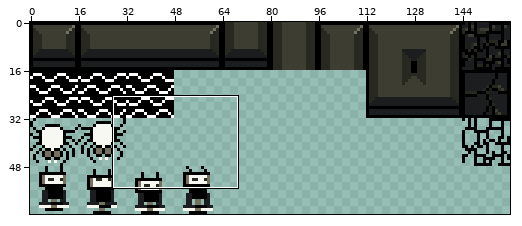
Sprite sheet: assets/sprites/tiles.png. Above, an overview of the earlier version with the close-up marked.
Close-up. Old version:
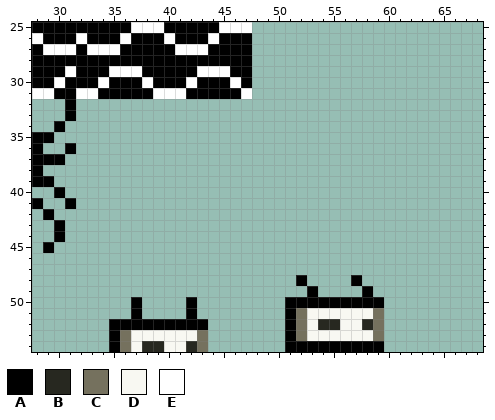
The file is 160x64 pixels. Shown: x 28..68, y 25..54.
Palette (. is transparent): A #000000  B #272820  C #75715e  D #f8f8f2  E #ffffff
Pixels before, first column x 28:
25 AAAAAAAAAEEEAAAAAEEE............
26 EAAAEAAAEAAAEAAAEAAA............
27 AEEEAEEEAAAAAEEEAAAA............
28 AAAAAAAAAAAAAAAAAAAA............
29 AAAEAAAEEEAAAAAEEEAA............
30 AAEAAAEAAAEAAAEAAAEA............
31 EEAAEEAAAAAEEEAAAAAE............
32 ...A............................
33 ...A............................
34 ..A.............................
35 AA..............................
36 A..A............................
37 AAA.............................
38 A...............................
39 AA..............................
40 ..A.............................
41 A..A............................
42 .A..............................
43 ..A.............................
44 ..A.............................
45 .A..............................
46 ................................
47 ................................
48 ........................A....A..
49 .........................A....A.
50 .........A....A........AAAAAAAAA
51 .........A....A........ACDDDDDDC
52 .......AAAAAAAAA.......ACDBBDDBC
53 .......ACDDDDDDC.......ACDDDDDDC
54 .......ACDBBDDBC.......AAAAAAAAA
After the commit:
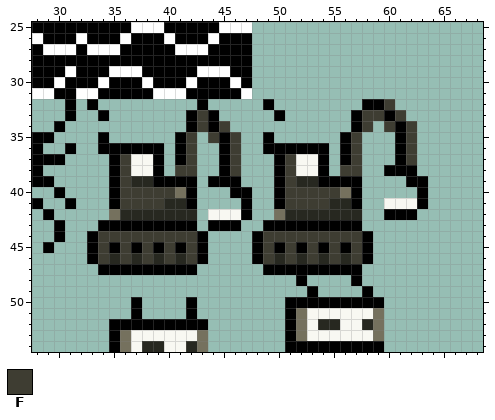
Colours new in this view: F #3e3d32
The edit:
{"y":32,"x":33,"old":".","new":"A"}
{"y":32,"x":43,"old":".","new":"A"}
{"y":32,"x":49,"old":".","new":"A"}
{"y":32,"x":58,"old":"...","new":"AAF"}
{"y":33,"x":34,"old":".","new":"A"}
{"y":33,"x":42,"old":"...","new":"AFA"}
{"y":33,"x":50,"old":".","new":"A"}
{"y":33,"x":57,"old":".....","new":"AFFAF"}
{"y":34,"x":42,"old":"....","new":"AFAF"}
{"y":34,"x":57,"old":"..","new":"AF"}
{"y":34,"x":60,"old":"...","new":"FAF"}
{"y":35,"x":34,"old":".","new":"A"}
{"y":35,"x":41,"old":"..","new":"AF"}
{"y":35,"x":44,"old":"...","new":"FAF"}
{"y":35,"x":49,"old":".","new":"A"}
{"y":35,"x":56,"old":"..","new":"AF"}
{"y":35,"x":61,"old":"..","new":"AF"}
{"y":36,"x":34,"old":"......","new":"AAAAAA"}
{"y":36,"x":41,"old":"..","new":"AF"}
{"y":36,"x":45,"old":"..","new":"AF"}
{"y":36,"x":49,"old":"......","new":"AAAAAA"}
{"y":36,"x":56,"old":"..","new":"AF"}
{"y":36,"x":61,"old":"..","new":"AF"}
{"y":37,"x":35,"old":".....","new":"AFDDA"}
{"y":37,"x":41,"old":"..","new":"AF"}
{"y":37,"x":45,"old":"..","new":"AF"}
{"y":37,"x":50,"old":".....","new":"AFDDA"}
{"y":37,"x":56,"old":"..","new":"AF"}
{"y":37,"x":61,"old":"..","new":"AF"}
{"y":38,"x":35,"old":".....","new":"AFDDA"}
{"y":38,"x":41,"old":"..","new":"FF"}
{"y":38,"x":45,"old":"..","new":"AF"}
{"y":38,"x":50,"old":".....","new":"AFDDA"}
{"y":38,"x":56,"old":"..","new":"FF"}
{"y":38,"x":60,"old":"...","new":"AAA"}
{"y":39,"x":35,"old":"........","new":"AFBBAAAA"}
{"y":39,"x":44,"old":"...","new":"AAA"}
{"y":39,"x":50,"old":"........","new":"AFBBAAAA"}
{"y":39,"x":62,"old":"..","new":"AA"}
{"y":40,"x":35,"old":"........","new":"AFFFFFCA"}
{"y":40,"x":46,"old":"..","new":"AA"}
{"y":40,"x":50,"old":"........","new":"AFFFFFCA"}
{"y":40,"x":63,"old":".","new":"A"}
{"y":41,"x":35,"old":"........","new":"AFFFFBBA"}
{"y":41,"x":47,"old":".","new":"A"}
{"y":41,"x":50,"old":"........","new":"AFFFFBBA"}
{"y":41,"x":60,"old":"....","new":"DDDA"}
{"y":42,"x":35,"old":"........","new":"CBBBBBBB"}
{"y":42,"x":44,"old":"....","new":"DDDA"}
{"y":42,"x":50,"old":"........","new":"CBBBBBBB"}
{"y":42,"x":60,"old":"...","new":"AAA"}
{"y":43,"x":34,"old":".........","new":"AAAAAAAAA"}
{"y":43,"x":44,"old":"...","new":"AAA"}
{"y":43,"x":49,"old":".........","new":"AAAAAAAAA"}
{"y":44,"x":33,"old":"...........","new":"AFFFFFFFFFA"}
{"y":44,"x":48,"old":"...........","new":"AFFFFFFFFFA"}
{"y":45,"x":33,"old":"...........","new":"AFAFAFAFAFA"}
{"y":45,"x":48,"old":"...........","new":"AFAFAFAFAFA"}
{"y":46,"x":33,"old":"...........","new":"AFBFBFBFBFA"}
{"y":46,"x":48,"old":"...........","new":"AFBFBFBFBFA"}
{"y":47,"x":34,"old":".........","new":"AAAAAAAAA"}
{"y":47,"x":49,"old":".........","new":"AAAAAAAAA"}
